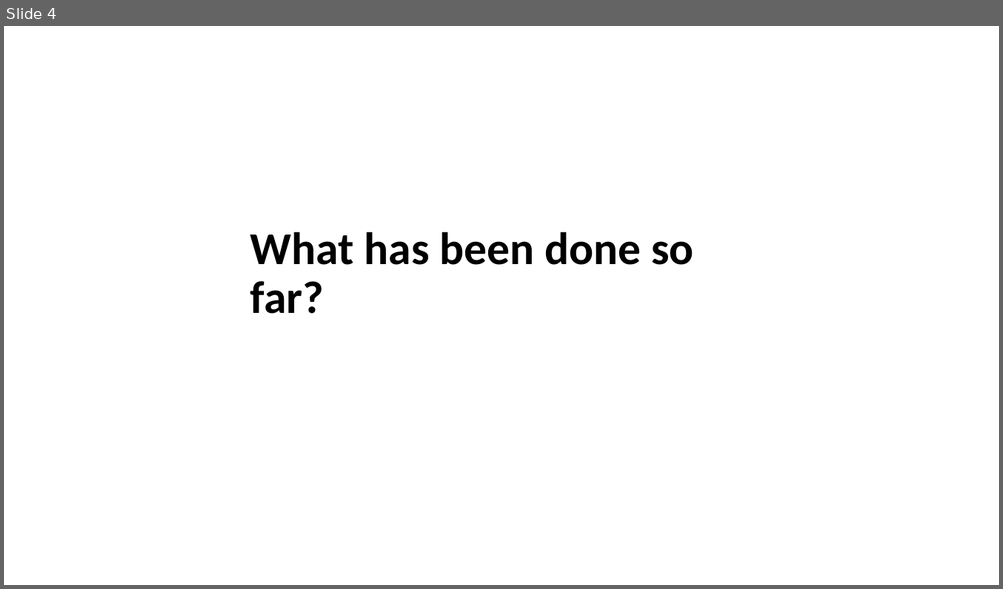
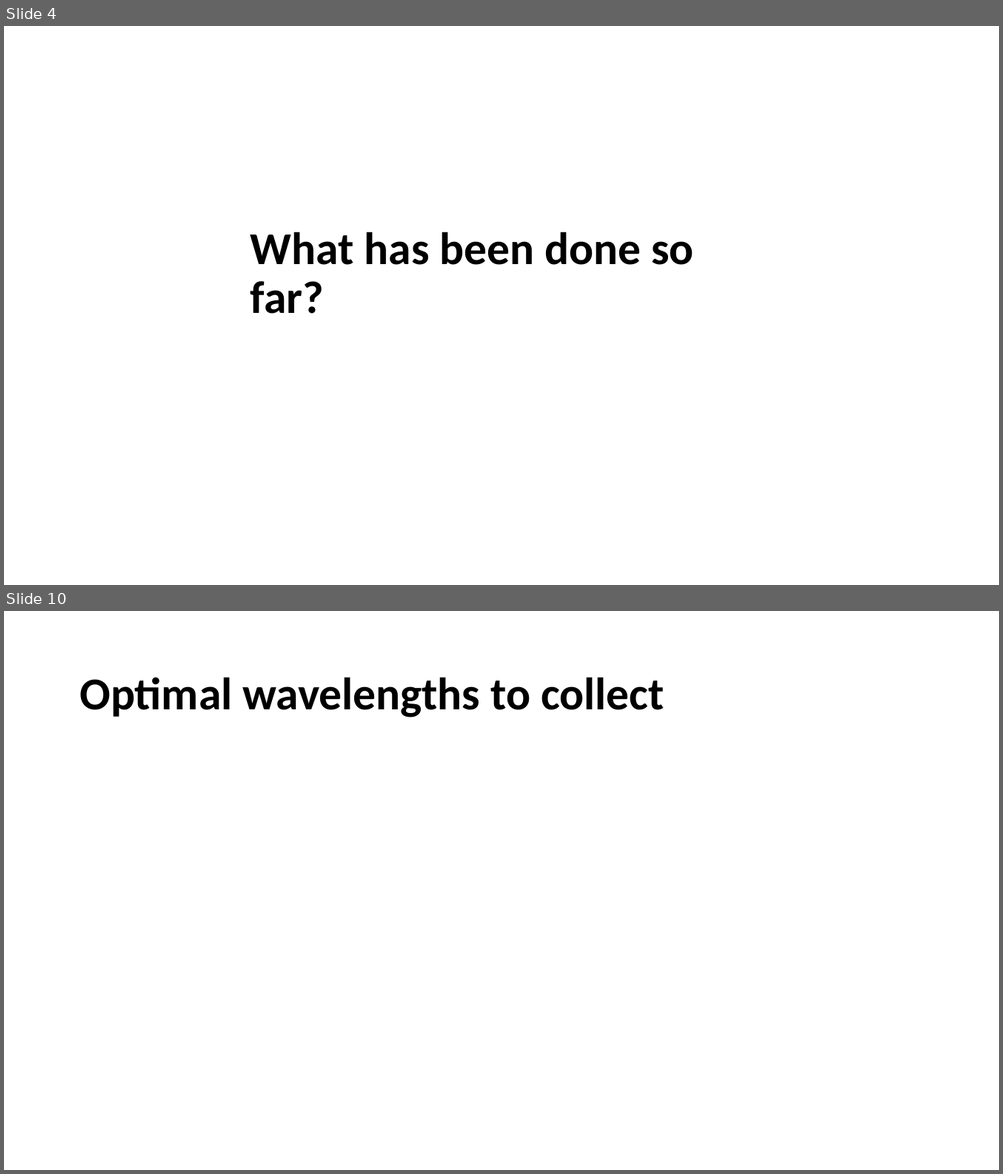
Before and after one commit to kylemjonesislanders/md-anderson, a slide deck: spectral-unmixing/ppt_presentations/midterm_project_report.pptx. Shown one above the other, each under a label of ours: slide 4 before the commit, slides 4 and 10 after it; the slides between them are not shown. The pictures are 1003x589 and 1003x1174 pixels, drawn with LibreOffice and Linux fonts; fonts in the diff are those of the drawing. Boxes give left, top, right and bottom in pixels: in the first picture for what was removed or moved away, otherwise in the second. Text is boxed around its words. In the diff, an @@ line names an element or a change of style, - is before the commit and + after.

```diff
--- a/spectral-unmixing/ppt_presentations/midterm_project_report.pptx
+++ b/spectral-unmixing/ppt_presentations/midterm_project_report.pptx
@@ slide 10 added at box(4, 611, 999, 1170), background #FFFFFF @@
@@ title added at box(79, 677, 664, 718), 44 pt, text #000000, bold @@
+Optimal wavelengths to collect
```
Also in this commit, not shown: 3 slides changed, 3 other slides added.
